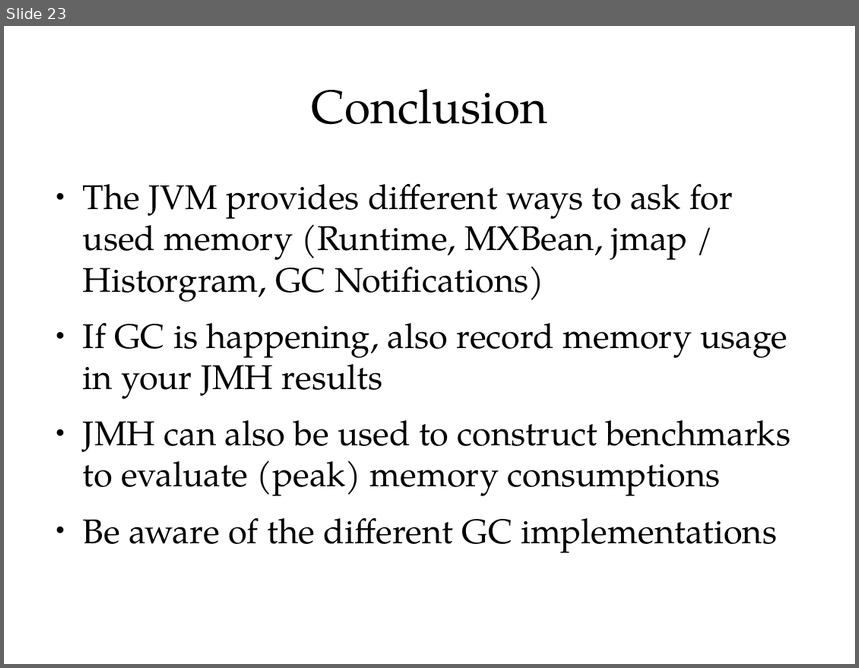
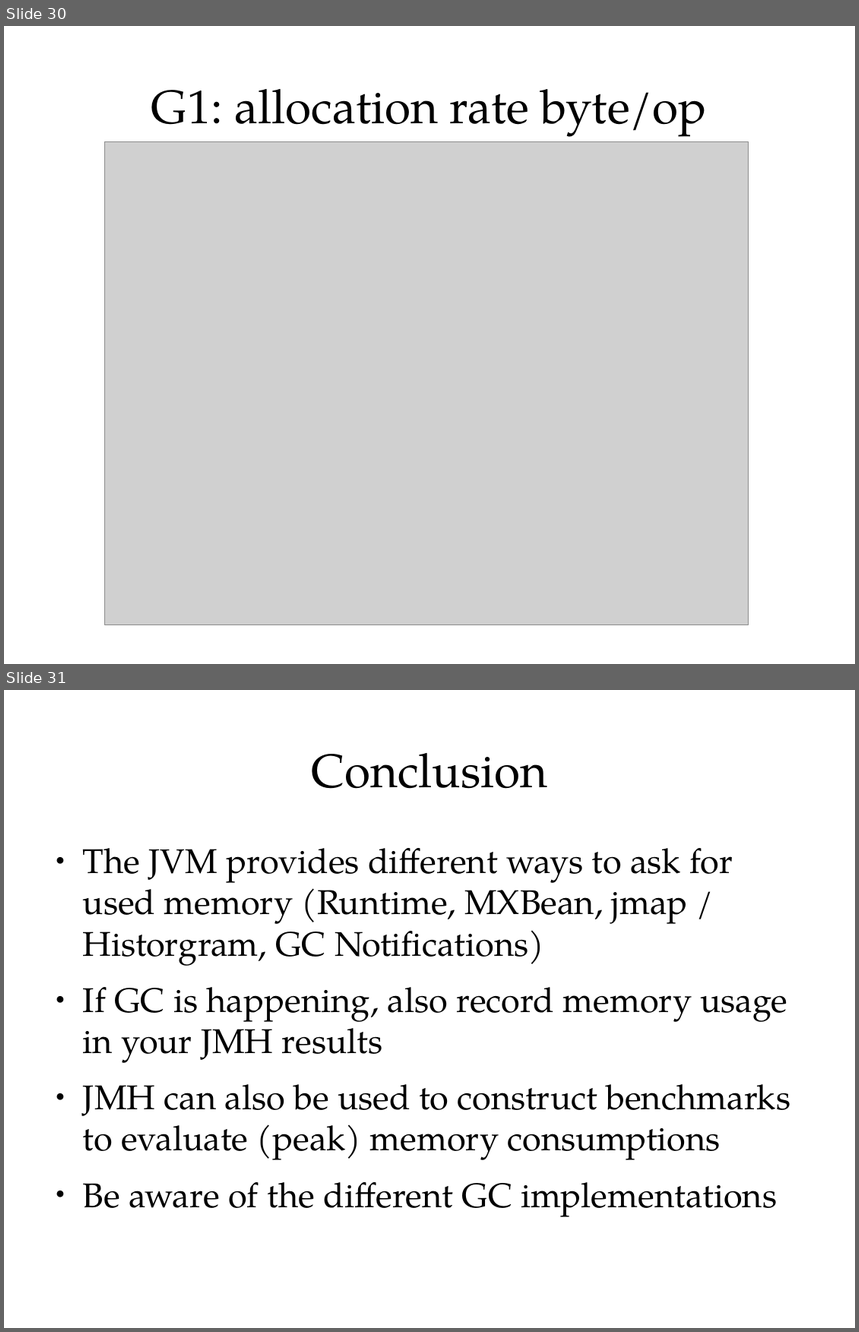
Before and after one commit to cruftex/talk-benchmark-memory, a slide deck: benchmark-memory-with-jmh.odp. Shown one above the other, each under a label of ours: slide 23 before the commit, slides 30 and 31 after it. The pictures are 859x668 and 859x1332 pixels, drawn with LibreOffice and Linux fonts; fonts in the diff are those of the drawing; grey boxes stand for pictures. Boxes give left, top, right and bottom in pixels: in the first picture for what was removed or moved away, otherwise in the second. Text is boxed around its words. In the diff, an @@ line names an element or a change of style, - is before the commit and + after.

```diff
--- a/benchmark-memory-with-jmh.odp
+++ b/benchmark-memory-with-jmh.odp
@@ slide 30 added at (4,26,855,664), background #FFFFFF @@
@@ title added at (151,89,707,137), 44 pt, text #000000 @@
+G1: allocation rate byte/op
@@ picture added at (104,142,749,626) @@
@@ what was slide 23 is now slide 31 @@
```
Also in this commit, not shown: 1 slide changed, 10 other slides added, 3 slides removed, 1 other file.
